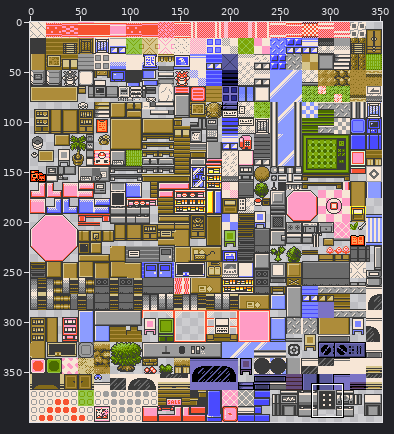
One commit to this sprite sheet: Pokemon Brown 3D/Content/Textures/Inside.png. The first picture is a wide view before the edit; the outline marks the close-up.
Close-up. First the earlier version:
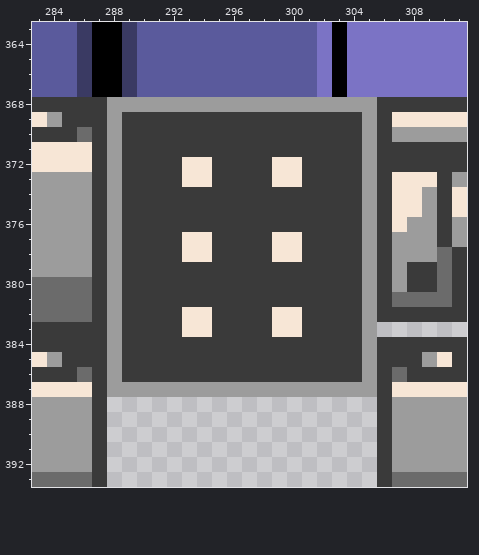
The file is 352x400 pixels. Colours within 5 levels of each other are drawn and written as one. Shown: x 283..311, y 363..393.
New version:
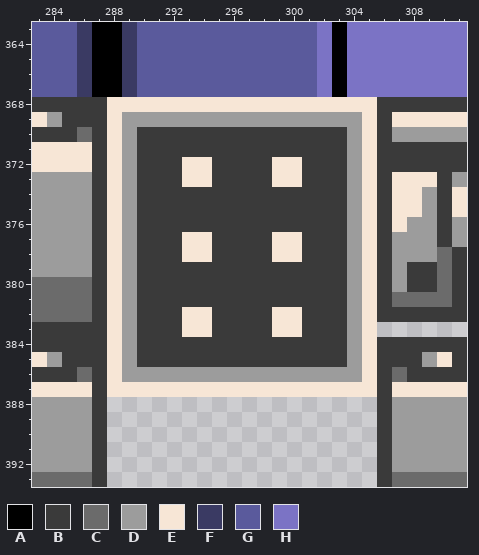
Palette (. is transparent): A #000000  B #3a3a3a  C #6b6b6b  D #9c9c9c  E #f7e6d6  F #3a3a63  G #5a5a9c  H #7b73c5
What changed:
The edit turns colour B into colour D in row 369 at x 289 to 304; in rows 370 to 385 at x 289 and 304; in row 386 at x 289 to 304.
The edit turns colour D into colour E in row 368 at x 288 to 305; in rows 369 to 386 at x 288 and 305; in row 387 at x 288 to 305.
